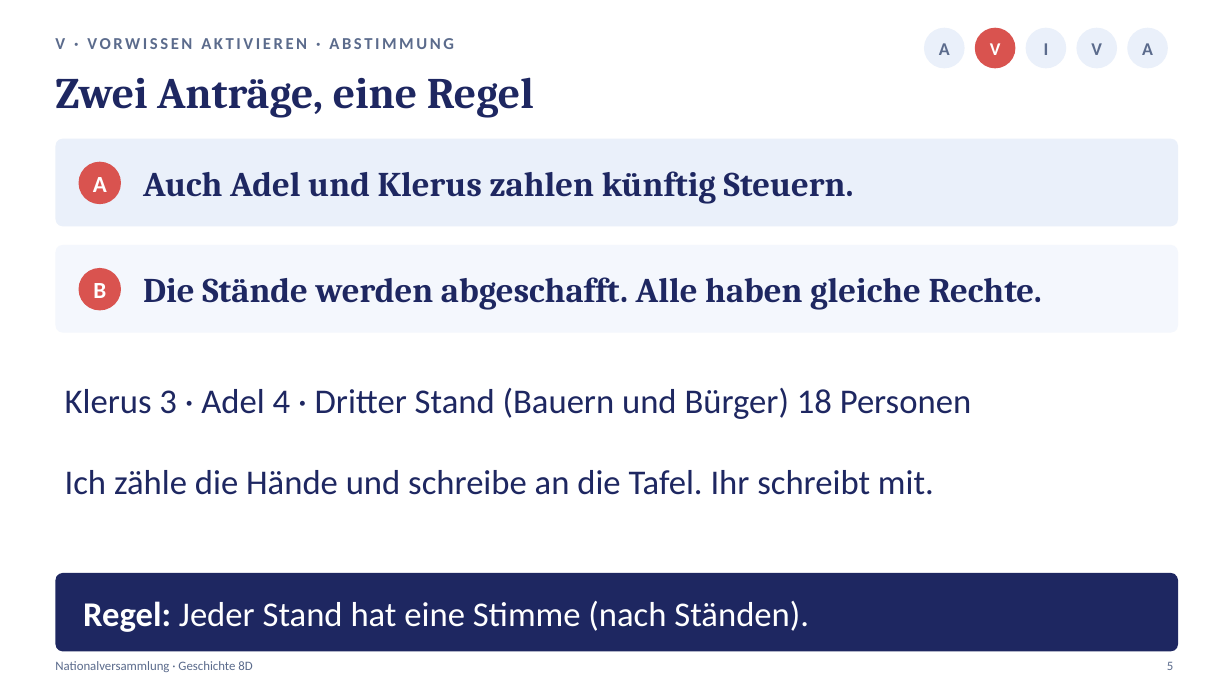
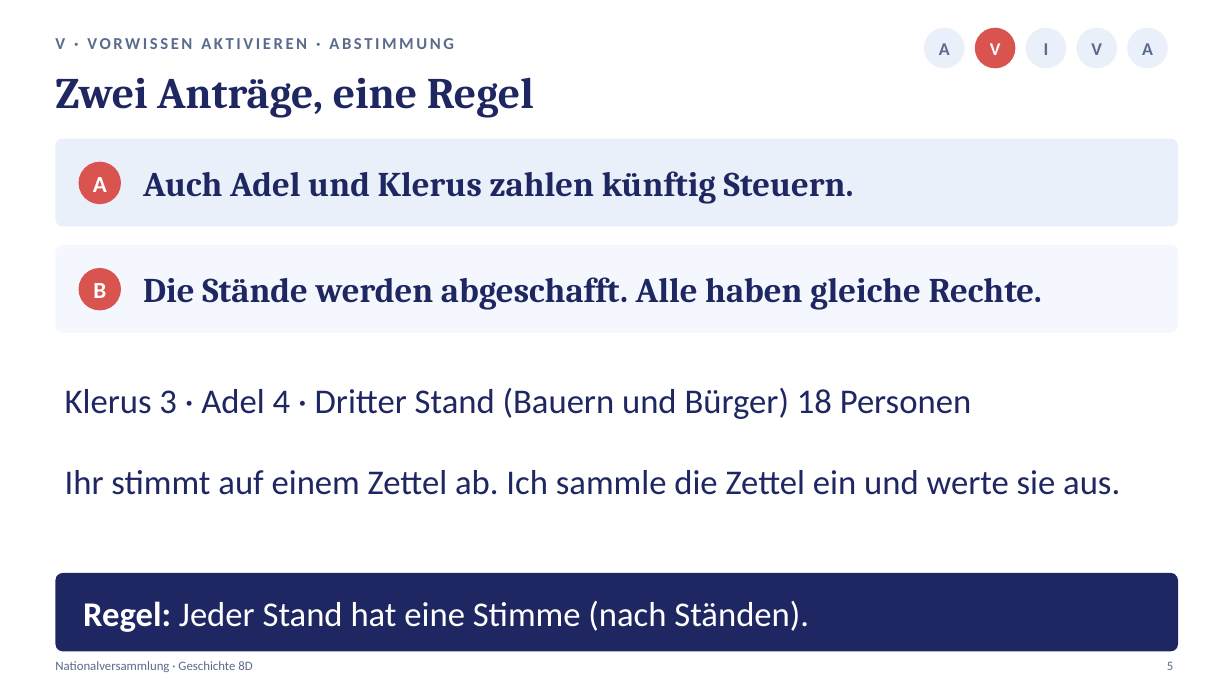
Before and after one commit to golzkonstantin-gif/Schule, a slide deck: slide 5 of Geschichte_8D/Stunde2_Nationalversammlung/Praesentation_Stunde2_Nationalversammlung_8D.pptx. Drawn at 1232x693 pixels with LibreOffice and Linux fonts; fonts in the diff are those of the drawing. Boxes give left, top, right and bottom in pixels: in the first picture for what was removed or moved away, otherwise in the second. Text is boxed around its words. In the diff, an @@ line names an element or a change of style, - is before the commit and + after.

```diff
--- a/Geschichte_8D/Stunde2_Nationalversammlung/Praesentation_Stunde2_Nationalversammlung_8D.pptx
+++ b/Geschichte_8D/Stunde2_Nationalversammlung/Praesentation_Stunde2_Nationalversammlung_8D.pptx
@@ text at (65, 470, 1120, 495): text changed @@
-Ich zähle die Hände und schreibe an die Tafel. Ihr schreibt mit.
+Ihr stimmt auf einem Zettel ab. Ich sammle die Zettel ein und werte sie aus.
```
Also in this commit, not shown: 11 other slides changed, 1 slide removed, 18 other files.
